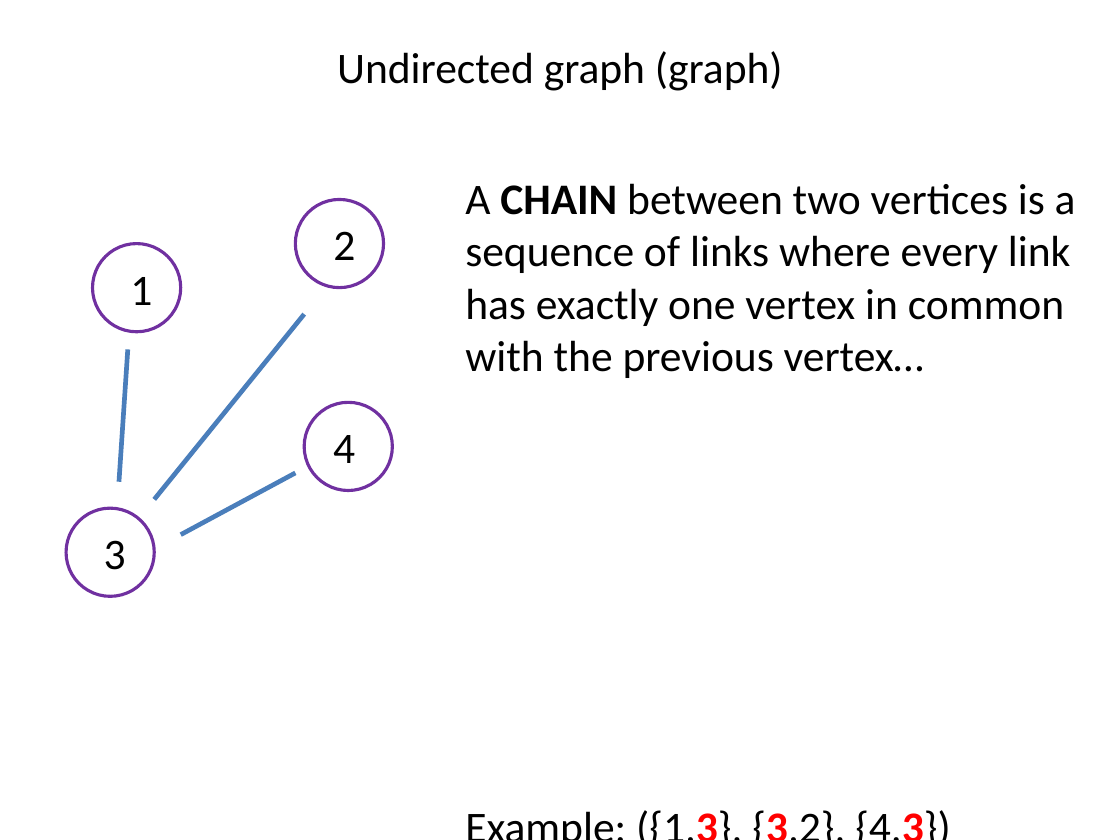
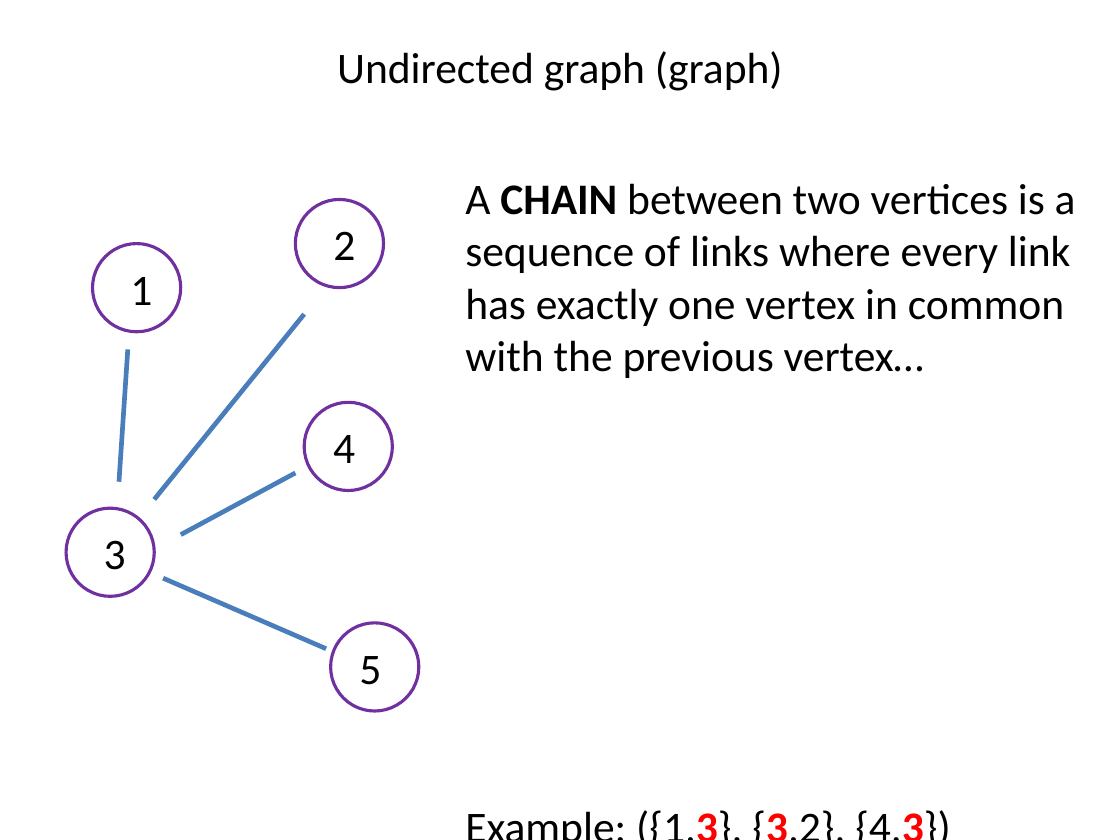
Before and after one commit to SteinbergOB/GraphAlgorithms_en, a slide deck: slide 28 of Presentation/Lection 0.pptx. Drawn at 1120x840 pixels with LibreOffice and Linux fonts; fonts in the diff are those of the drawing. Boxes give left, top, right and bottom in pixels: in the first picture for what was removed or moved away, otherwise in the second. Text is boxed around its words. In the diff, an @@ line names an element or a change of style, - is before the commit and + after.

```diff
--- a/Presentation/Lection 0.pptx
+++ b/Presentation/Lection 0.pptx
@@ line added from (164, 578) to (326, 648), #4B7EBC 3 pt @@
@@ ellipse added at <box>330,623,419,711</box>, fill #FFFFFF, outline #7030A0 2 pt @@
@@ text added at <box>359,656,381,685</box>, 28 pt, text #000000 @@
+5
```
Also in this commit, not shown: 2 other slides changed, 4 slides added, 1 other file.
